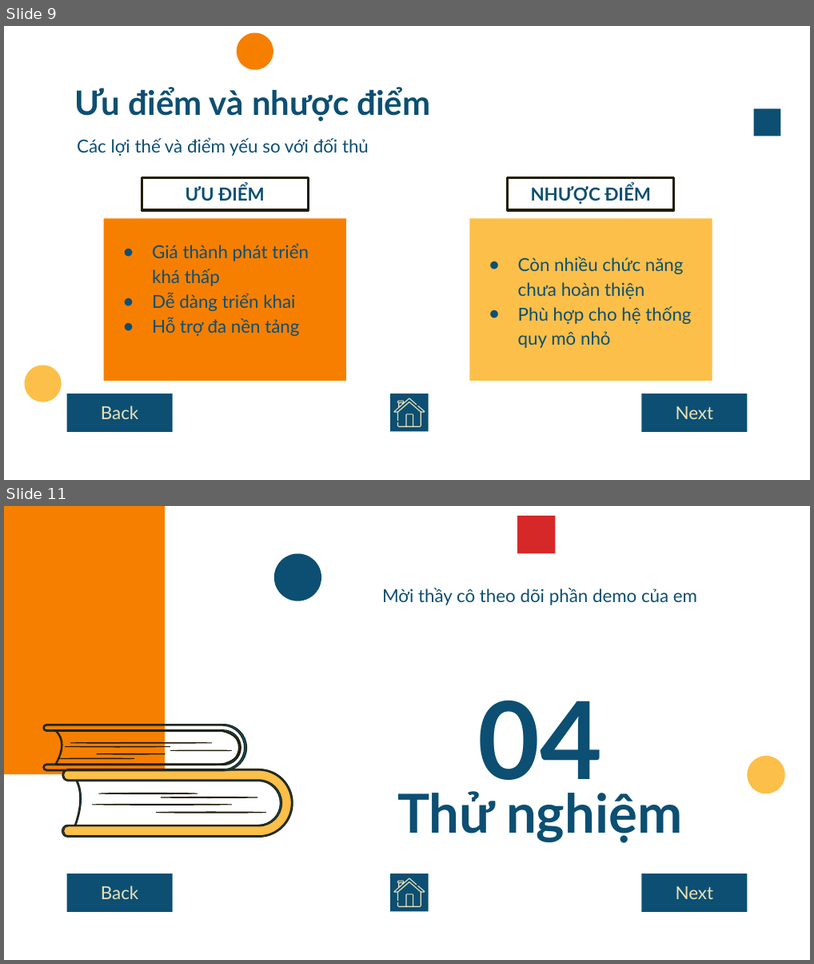
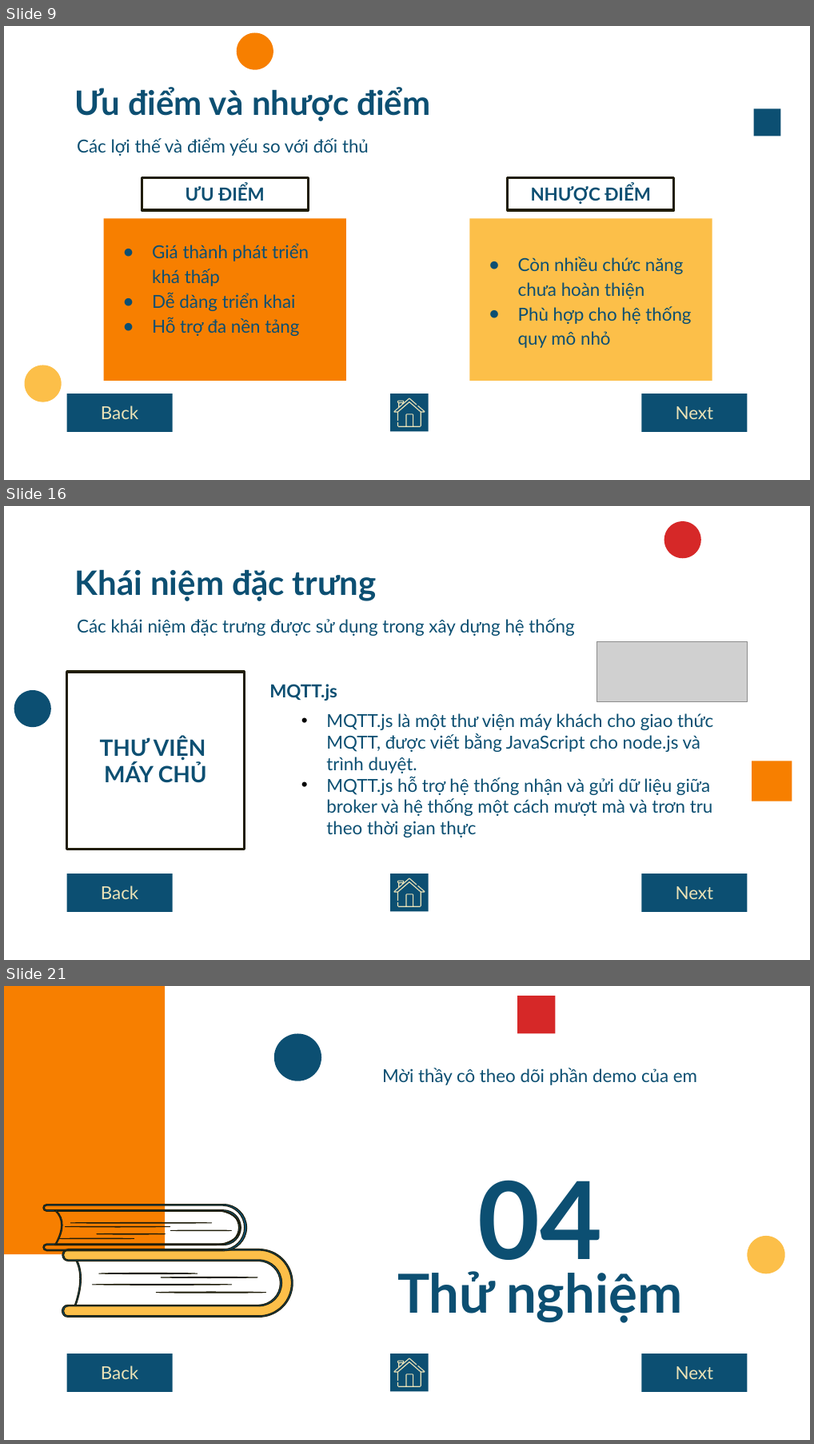
Before and after one commit to npackr/for-mqtt-dashboard, a slide deck: document/presentation.pptx. Shown one above the other, each under a label of ours: slides 9 and 11 before the commit, slides 9, 16 and 21 after it; the slides between them are not shown. The pictures are 814x964 and 814x1444 pixels, drawn with LibreOffice and Linux fonts; fonts in the diff are those of the drawing; grey boxes stand for pictures. Boxes give left, top, right and bottom in pixels: in the first picture for what was removed or moved away, otherwise in the second. Text is boxed around its words. In the diff, an @@ line names an element or a change of style, - is before the commit and + after.

```diff
--- a/document/presentation.pptx
+++ b/document/presentation.pptx
@@ slide 16 added at bbox=[4, 506, 810, 960], background #FFFFFF @@
@@ ellipse added at bbox=[665, 521, 702, 559], fill #D62828 @@
@@ title added at bbox=[75, 569, 377, 601], 30 pt, text #0C4F72, bold @@
+Khái niệm đặc trưng
@@ text added at bbox=[77, 618, 574, 636], 16 pt, text #0C4F72 @@
+Các khái niệm đặc trưng được sử dụng trong xây dựng hệ thống
@@ picture added at bbox=[597, 641, 747, 702] @@
@@ rectangle added at bbox=[67, 672, 244, 848], outline #201D09 2.25 pt, 20 pt, text #0C4F72, bold @@
+THƯ VIỆN
+MÁY CHỦ
@@ ellipse added at bbox=[14, 690, 51, 727], fill #0C4F72 @@
@@ text added at bbox=[270, 684, 338, 700], 16 pt, text #0C4F72, bold @@
+MQTT.js
@@ text added at bbox=[326, 713, 714, 837], 16 pt, text #0C4F72 @@
+• MQTT.js là một thư viện máy khách cho giao thức MQTT, được viết bằng JavaScript cho node.js và trình duyệt.
+• MQTT.js hỗ trợ hệ thống nhận và gửi dữ liệu giữa broker và hệ thống một cách mượt mà và trơn tru theo thời gian thực
@@ rectangle added at bbox=[752, 761, 793, 801], fill #F77F00 @@
@@ rectangle added at bbox=[67, 873, 173, 911], fill #0C4F72, 16 pt, text #EAE2B7 @@
+Back
@@ rectangle added at bbox=[390, 873, 428, 911], fill #0C4F72 @@
@@ freeform shape added at bbox=[394, 878, 425, 907], fill #EAE2B7 @@
@@ rectangle added at bbox=[642, 873, 747, 911], fill #0C4F72, 16 pt, text #EAE2B7 @@
+Next
@@ what was slide 11 is now slide 21 @@
```
Also in this commit, not shown: 1 slide changed, 9 other slides added.
